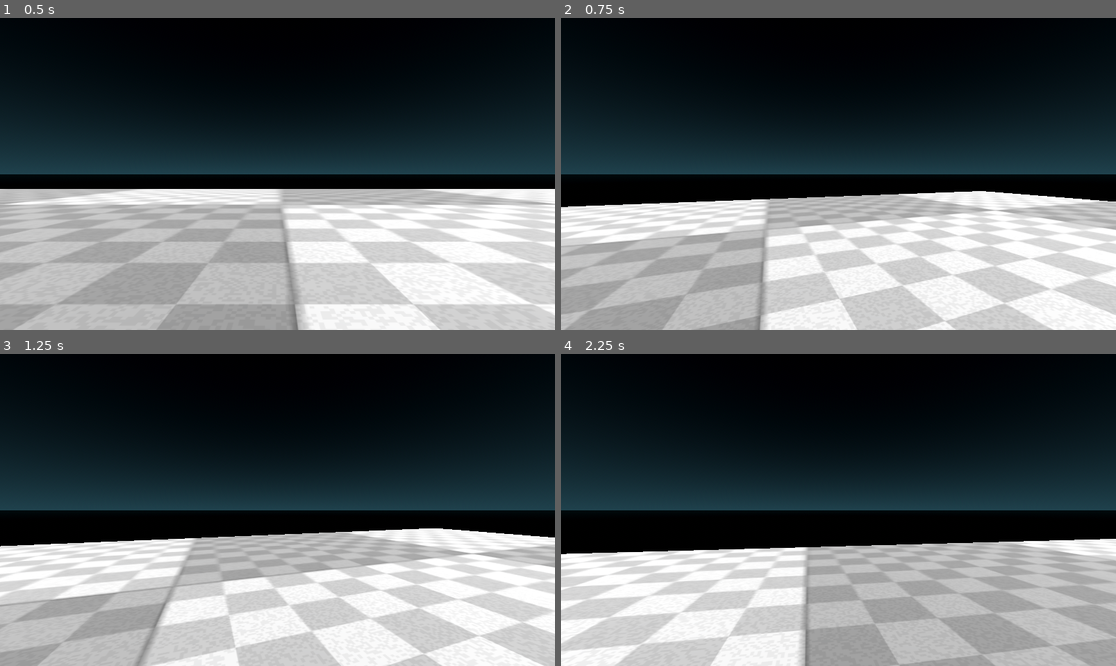
Above: before the commit, frames 1-4 (two rows, left to right).
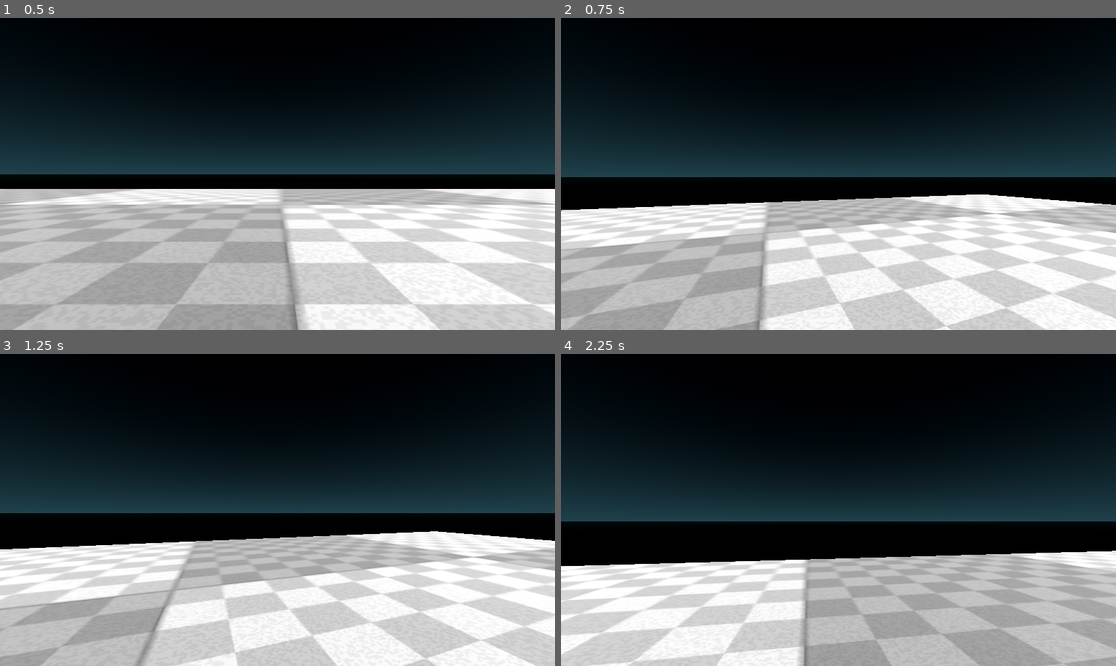
Above: after the commit, the same moments.

Repository: Emerald6468/MissedMyExit
Game: Godot game, scene res://Scenes/TestScenes/OnFootTest.tscn
The game is run twice, just before and just after one commit, with the same random seed, the same clock (stepped at 60 frames per second) and the same inputs. The project has no main scene, so this scene is started directly.
Inputs (mouse positions are in pixels of both pictures, inside the frame that each line leads up to):
- Up to frame 1 (0.5 s): no input
- Up to frame 2 (0.75 s): tap Enter (ui_accept) at 0.5 s; move the mouse to (866, 174) at 0.52 s; hold W (Forward) from 0.53 s (still down)
- Up to frame 3 (1.25 s): keep holding W (Forward); tap Enter (ui_accept) at 0.77 s
- Up to frame 4 (2.25 s): keep holding W (Forward); move the mouse to (810, 510) at 1.27 s; tap Enter (ui_accept) at 1.52 s; move the mouse to (849, 503) at 2.02 s

Frame 1 is identical in both runs. In frame 2, 11% of the frame differs, in the area x 0-100%, y 50-100%; in frame 3, 11%; in frame 4, 22%.

Commit message:
finished on foot

Diff:
--- a/missed-my-exit/Scenes/TestScenes/OnFootTest.tscn
+++ b/missed-my-exit/Scenes/TestScenes/OnFootTest.tscn
@@ -1,7 +1,7 @@
-[gd_scene format=3 uid="uid://bjf0up8nka4mg"]
+[gd_scene format=3 uid="uid://b8i7gdsfi1pii"]
 
 [ext_resource type="Texture2D" uid="uid://cjl8bywknh384" path="res://Assets/Other/placeholder/templategrid_albedo.png" id="1_pd2gy"]
-[ext_resource type="Script" uid="uid://cmwcetyhkdsry" path="res://Scripts/player.gd" id="2_4efsp"]
+[ext_resource type="PackedScene" path="res://Scenes/TestScenes/player.tscn" id="2_pd2gy"]
 
 [sub_resource type="ProceduralSkyMaterial" id="ProceduralSkyMaterial_a6iq2"]
 sky_top_color = Color(0.009769575, 0.014749108, 0.023307472, 1)
@@ -24,10 +24,6 @@
 [sub_resource type="StandardMaterial3D" id="StandardMaterial3D_sfvba"]
 albedo_texture = ExtResource("1_pd2gy")
 
-[sub_resource type="CapsuleShape3D" id="CapsuleShape3D_mwclm"]
-
-[sub_resource type="CapsuleMesh" id="CapsuleMesh_c5mjq"]
-
 [node name="OnFootTest" type="Node3D" unique_id=142770682]
 
 [node name="WorldEnvironment" type="WorldEnvironment" parent="." unique_id=1633675492]
@@ -43,17 +39,4 @@
 size = Vector3(1, 2.5292969, 1)
 material = SubResource("StandardMaterial3D_sfvba")
 
-[node name="Player" type="CharacterBody3D" parent="." unique_id=1021162246]
-script = ExtResource("2_4efsp")
-
-[node name="CollisionShape3D" type="CollisionShape3D" parent="Player" unique_id=649821816]
-transform = Transform3D(1, 0, 0, 0, 1, 0, 0, 0, 1, 0, 0.64109087, 0)
-shape = SubResource("CapsuleShape3D_mwclm")
-
-[node name="MeshInstance3D" type="MeshInstance3D" parent="Player/CollisionShape3D" unique_id=1185571509]
-mesh = SubResource("CapsuleMesh_c5mjq")
-
-[node name="Head" type="Node3D" parent="Player" unique_id=2098546661]
-transform = Transform3D(1, 0, 0, 0, 1, 0, 0, 0, 1, 0, 1.1279738, 0)
-
-[node name="Camera3D" type="Camera3D" parent="Player/Head" unique_id=246548626]
+[node name="Player" parent="." unique_id=1477566545 instance=ExtResource("2_pd2gy")]
--- a/missed-my-exit/Scripts/player.gd
+++ b/missed-my-exit/Scripts/player.gd
@@ -6,6 +6,7 @@
 
 #Camera stuff
 var mouse_sensitivity = 0.3
+@onready var head: Node3D = $Head
 
 
 func _ready():
@@ -38,3 +39,5 @@
 func _input(event):
 	if event is InputEventMouseMotion:
 		rotation_degrees.y -= event.relative.x * mouse_sensitivity
+		head.rotation_degrees.x -= event.relative.y * mouse_sensitivity
+		head.rotation_degrees.x = clampf(head.rotation_degrees.x,-45,90)
